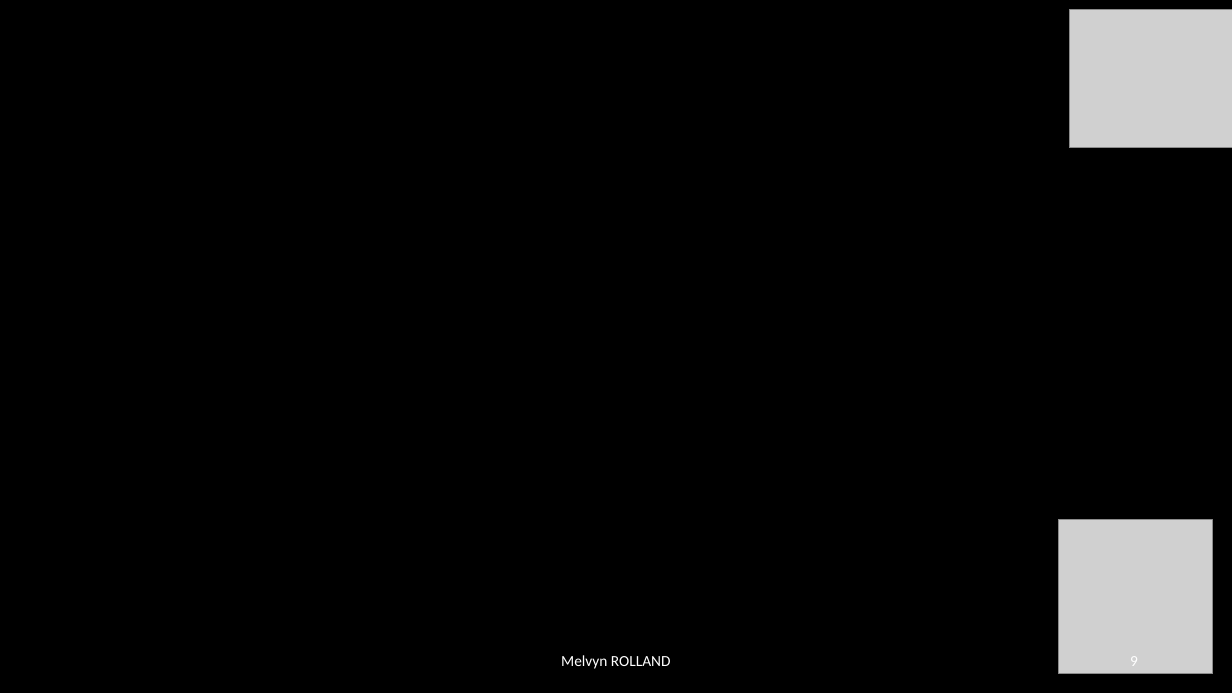
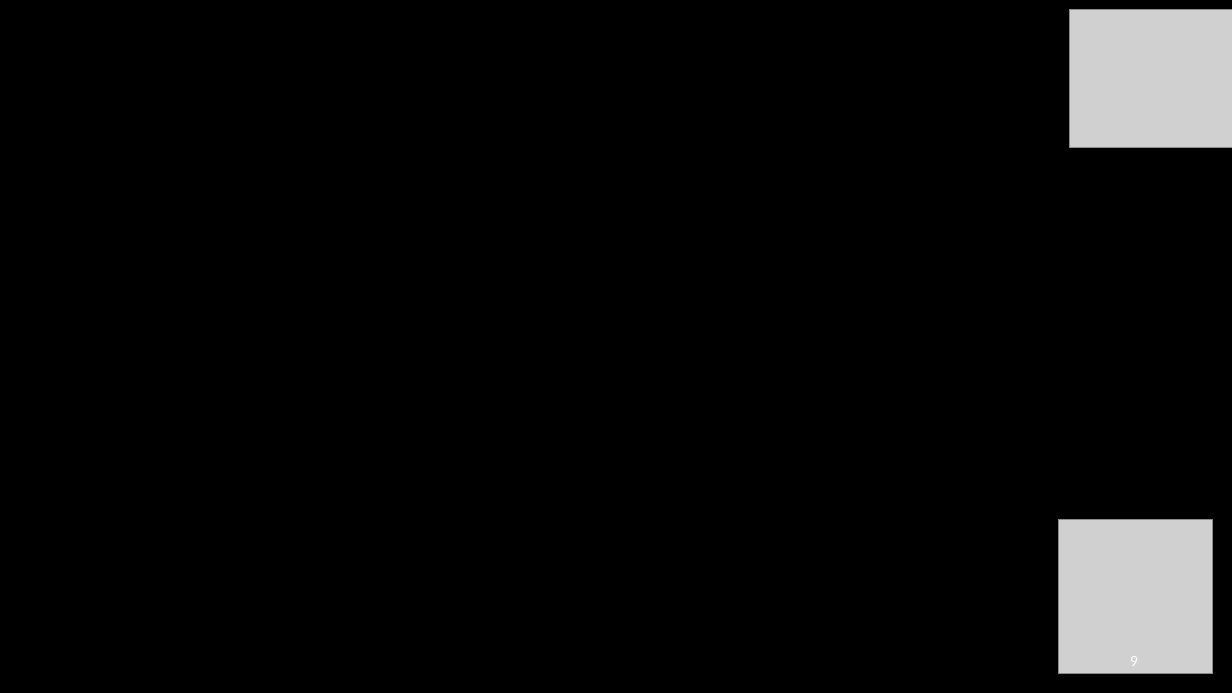
Before and after one commit to melROLL/Data_Vis_Top_50_Music_From_2010-2019, a slide deck: slide 9 of datavisualisation project.pptx. Drawn at 1232x693 pixels with LibreOffice and Linux fonts; fonts in the diff are those of the drawing; grey boxes stand for pictures; background and template pictures are left out. Boxes give left, top, right and bottom in pixels: in the first picture for what was removed or moved away, otherwise in the second. Text is boxed around its words. In the diff, an @@ line names an element or a change of style, - is before the commit and + after.

```diff
--- a/datavisualisation project.pptx
+++ b/datavisualisation project.pptx
@@ text removed at [561, 655, 671, 669] @@
-Melvyn ROLLAND
```
Also in this commit, not shown: 1 other slide changed.
